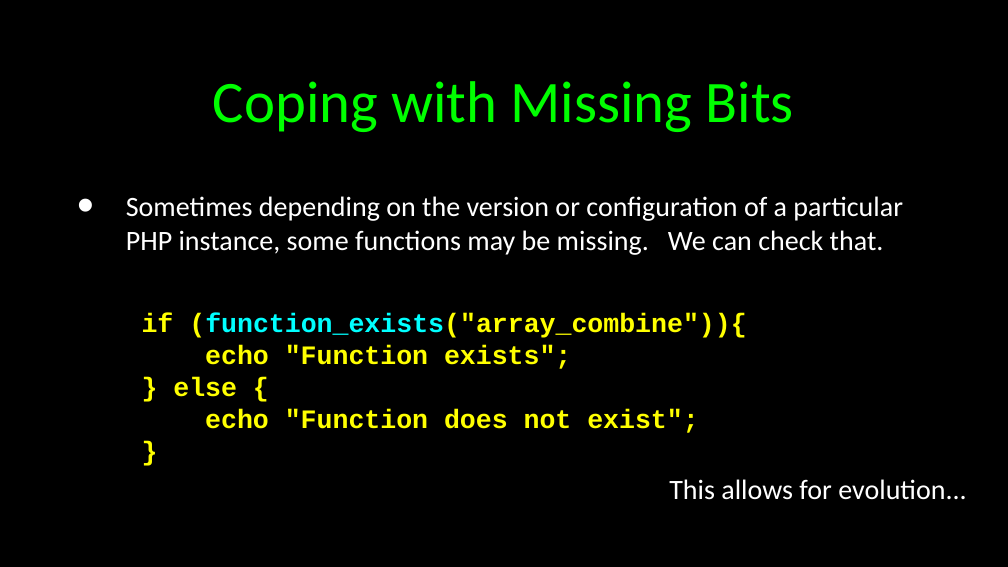
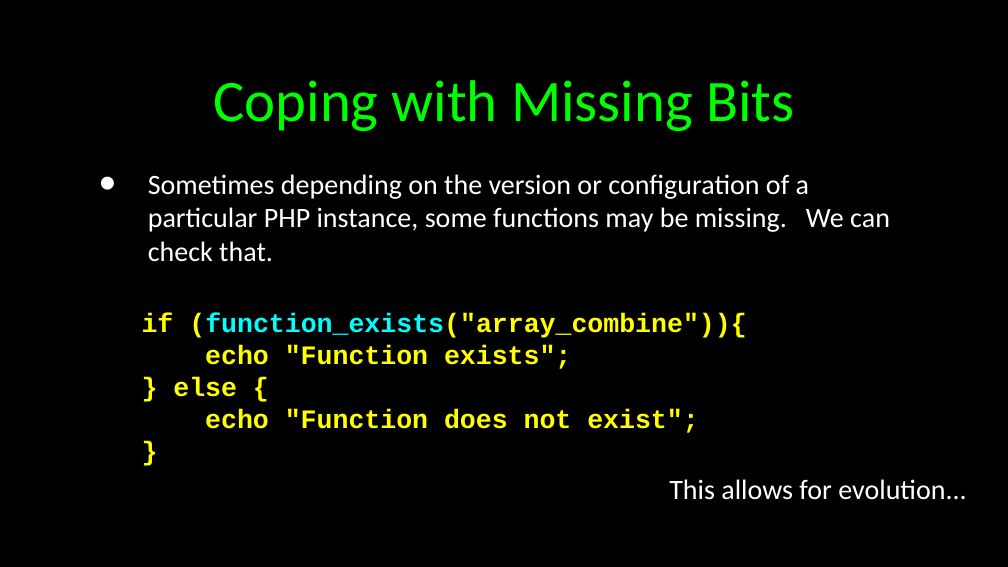
Before and after one commit to csev/wa4e, a slide deck: slide 19 of lectures/PHP-04-Functions.ppt (slide 28 before the commit). Drawn at 1008x567 pixels with LibreOffice and Linux fonts; fonts in the diff are those of the drawing. Boxes give left, top, right and bottom in pixels: in the first picture for what was removed or moved away, otherwise in the second. Text is boxed around its words. In the diff, an @@ line names an element or a change of style, - is before the commit and + after.

```diff
--- a/lectures/PHP-04-Functions.ppt
+++ b/lectures/PHP-04-Functions.ppt
@@ text "Sometimes depending on the version ...": place and size @@
-text "Sometimes depending on the version ..." at [126,196,903,255]
+text "Sometimes depending on the version ..." at [148,174,890,262]
@@ text "Sometimes depending on the version ..." at [148,174,890,262]: vertical alignment middle to top @@
```
Also in this commit, not shown: 23 other slides changed, 1 slide added, 1 slide removed, 7 other files.
